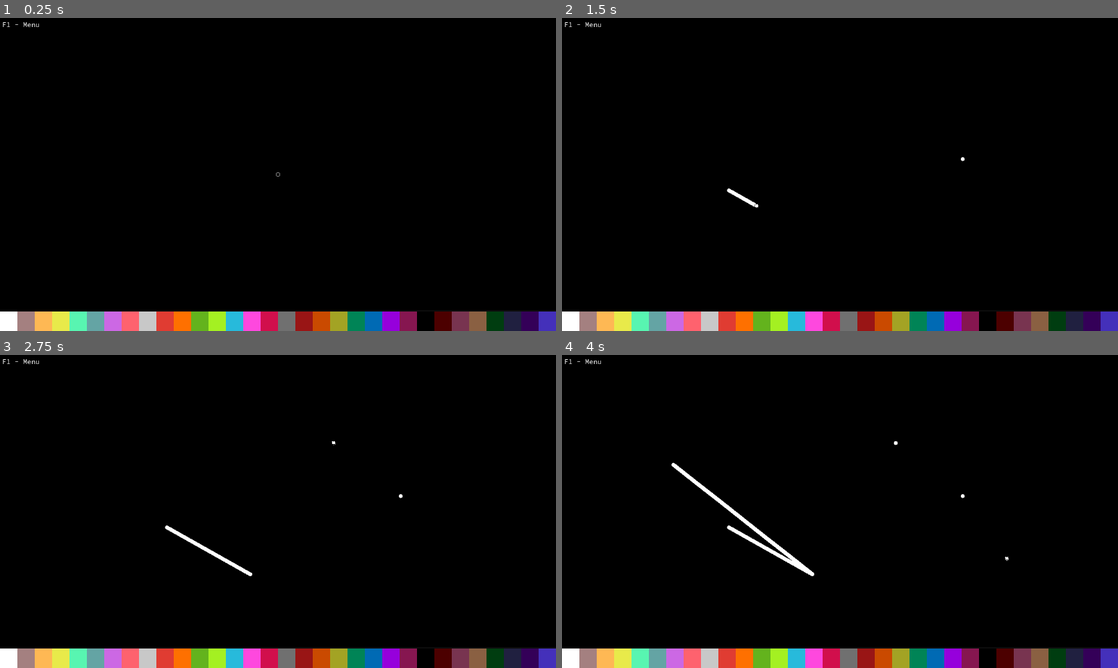
Above: before the commit, frames 1-4 (two rows, left to right).
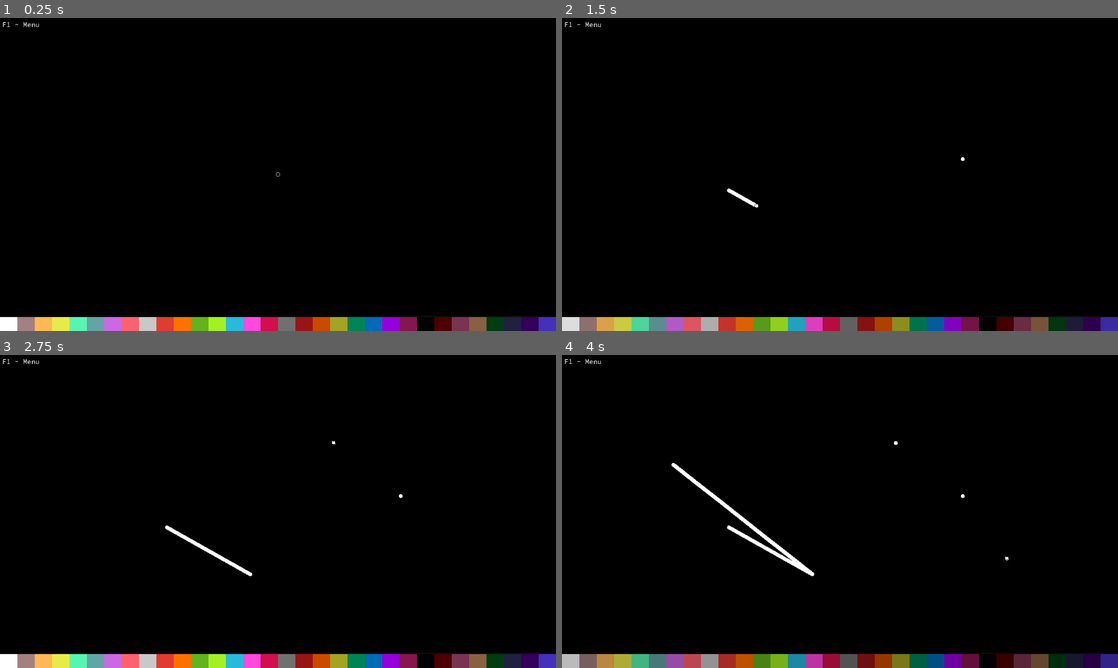
Above: after the commit, the same moments.

Repository: AnythingNose/NosePaint
Game: Godot game, scene res://scenes/main.tscn
Same seed, same stepped clock (60 frames per second), same inputs: the game is played once before the commit and once after it.
Inputs (mouse positions are in pixels of both pictures, inside the frame that each line leads up to):
- Up to frame 1 (0.25 s): no input
- Up to frame 2 (1.5 s): tap Enter at 0.5 s; move the mouse to (962, 158) at 0.52 s; press the mouse at (962, 158) at 0.53 s; tap C (connect) at 0.8 s; release the mouse at (962, 158) at 1.25 s; tap Space at 1.25 s; drag from (728, 190) to (812, 237) at 1.27 s
- Up to frame 3 (2.75 s): move the mouse to (333, 442) at 2.02 s; hold Right mouse button (alt_click) from 2.03 s (still down); click (333, 442) at 2.17 s; tap C (connect) at 2.3 s
- Up to frame 4 (4 s): release Right mouse button (alt_click) at 2.75 s; drag from (812, 574) to (673, 464) at 2.77 s; move the mouse to (1006, 558) at 3.52 s; hold C (connect) from 3.53 s (still down); click (1006, 558) at 3.67 s

The runs differ from the first frame. In frame 1, 1.7% of the frame differs, in the area x 0-100%, y 93-96%; in frame 2, 3.9%; in frame 3, 1.7%; in frame 4, 5.5%, in the area x 0-100%, y 93-100%.

Commit message:
Fade palette out when drawing
- Fade palette out when drawing with a delay when stopping drawing.
- Disabled resizable palette for now (was buggy).

Diff:
--- a/scenes/main.tscn
+++ b/scenes/main.tscn
@@ -61,7 +61,7 @@
 [node name="PaletteArea" type="VBoxContainer" parent="Palette"]
 layout_mode = 2
 size_flags_vertical = 3
-size_flags_stretch_ratio = 0.07
+size_flags_stretch_ratio = 0.05
 theme_override_constants/separation = 0
 
 [node name="DragArea" type="ColorRect" parent="Palette/PaletteArea"]
@@ -141,6 +141,8 @@
 
 [connection signal="mouse_entered" from="Palette" to="Palette" method="_on_mouse_entered"]
 [connection signal="mouse_exited" from="Palette" to="Palette" method="_on_mouse_exited"]
+[connection signal="mouse_entered" from="Palette/PaletteArea" to="Palette" method="_on_palette_area_mouse_entered"]
+[connection signal="mouse_exited" from="Palette/PaletteArea" to="Palette" method="_on_palette_area_mouse_exited"]
 [connection signal="mouse_entered" from="Palette/PaletteArea/DragArea" to="Palette" method="_on_drag_area_mouse_entered"]
 [connection signal="mouse_exited" from="Palette/PaletteArea/DragArea" to="Palette" method="_on_drag_area_mouse_exited"]
 [connection signal="file_selected" from="FileDialog" to="." method="_on_file_dialog_file_selected"]
--- a/scenes/menu_container.tscn
+++ b/scenes/menu_container.tscn
@@ -281,6 +281,7 @@
 layout_mode = 2
 size_flags_horizontal = 3
 size_flags_vertical = 3
+focus_mode = 2
 theme_override_fonts/normal_font = ExtResource("4_p2725")
 theme_override_fonts/bold_font = ExtResource("3_2jc6e")
 bbcode_enabled = true
--- a/scripts/canvas.gd
+++ b/scripts/canvas.gd
@@ -11,6 +11,9 @@
 @export_range(0, 1) var default_brush_size: int = 4
 @export_range(0, 1) var brush_size_change_sensitivity: int = 1
 
+signal on_draw_start
+signal on_draw_end
+
 # Constants
 const min_brush_radius : int = 0
 const max_brush_radius : int = 64
@@ -39,6 +42,9 @@
 var radius : int = default_brush_size
 var stroke_start : Vector2i
 var connect_on_release : bool
+
+var drawing : bool = false
+var prev_drawing : bool = false
 
 # References
 var main : Main
@@ -92,7 +98,16 @@
 					and get_local_mouse_position().y > 0 and get_local_mouse_position().y < rect_size.y
 	m_delta = prev_mpos - mpos
 
-	if main.block_draw:
+	if drawing:
+		if not prev_drawing:
+			on_draw_start.emit()
+			prev_drawing = true
+	else:
+		if prev_drawing:
+			on_draw_end.emit()
+			prev_drawing = false
+
+	if main.block_draw or %Palette.mouse_inside:
 		prev_mpos = mpos
 		return
 
@@ -103,6 +118,9 @@
 
 	if Input.is_action_pressed("click"):
 		%Info.connect_label.visible = connect_on_release
+
+		drawing = mpos != stroke_start
+
 		if mouse_in_canvas:
 			if not was_in_canvas:
 				# If re-entering the canvas, connect to the edge
@@ -119,8 +137,10 @@
 		if %Info.connect_label.visible:
 			%Info.connect_label.hide()
 
-	if Input.is_action_just_released("click") and connect_on_release:
-		_draw_line(_plot_line(mpos, stroke_start))
+	if Input.is_action_just_released("click"):
+		drawing = false
+		if connect_on_release:
+			_draw_line(_plot_line(mpos, stroke_start))
 
 	# Update texture periodically if dirty
 	update_timer += delta
--- a/scripts/palette.gd
+++ b/scripts/palette.gd
@@ -6,18 +6,29 @@
 @onready var container: HBoxContainer = $PaletteArea/PaletteContainer
 @onready var archetype: Colour = $PaletteArea/PaletteContainer/Colour
 
-# TODO: Fade the pallette UI out when the user is drawing
+const FADE_IN_DELAY : float = 0.33
+const FADE_IN_DURATION : float = 0.5
+const FADE_OUT_DURATION : float = 0.5
+
 var main : Main
 var mouse_inside : bool = false
+var previously_drawing : bool = false
+var show_palette : bool = true
 
+var modulate_target : float = 1.0
 var can_drag : bool
 var is_dragging : bool
+var preferred_height : float
+var fade_in_delay_timer : float
+var fading_in : bool
 
-var preferred_height : float
+# TODO Fix the weird scaling on the dragging due to using stretch ratio.
 
 func _ready() -> void:
 	main = get_tree().current_scene
 	regenerate_palette(parse_palette(default_palette))
+	%Canvas.on_draw_start.connect(draw_start)
+	%Canvas.on_draw_end.connect(draw_end)
 
 func _input(event: InputEvent) -> void:
 	if event.is_action_pressed("click"):
@@ -26,10 +37,13 @@
 	if event.is_action_released("click"):
 		is_dragging = false
 
-# TODO Light cleanup
-# TODO Fix the weird scaling on the dragging due to using stretch ratio.
 func _process(delta: float) -> void:
-	var mouse_currently_inside : bool = area.get_rect().has_point(get_global_mouse_position()) or is_dragging and not main.menu.open
+	modulate.a = modulate_target
+
+	var mouse_currently_inside : bool = \
+	area.get_rect().has_point(get_global_mouse_position()) \
+	and not main.menu.open and not %Canvas.drawing
+
 	if mouse_currently_inside:
 		if not mouse_inside:
 			mouse_inside = true
@@ -39,12 +53,24 @@
 			mouse_inside = false
 			main.block_draw = mouse_inside
 
+	if fading_in:
+		if fade_in_delay_timer < FADE_IN_DELAY:
+			fade_in_delay_timer += delta
+		else:
+			draw_fade_in()
 
-	var mouse_pos : Vector2 = get_global_mouse_position()
+func draw_start() -> void:
+	var tween : Tween = get_tree().create_tween()
+	tween.tween_property(self, "modulate_target", 0, FADE_OUT_DURATION)
 
-	if is_dragging:
-		var mouse_y_ratio : float = clamp(inverse_lerp(get_viewport().size.y, get_viewport().size.y / 2, mouse_pos.y),0,1)
-		area.size_flags_stretch_ratio = mouse_y_ratio
+func draw_end() -> void:
+	fade_in_delay_timer = 0
+	fading_in = true
+
+func draw_fade_in() -> void:
+	fading_in = false
+	var tween : Tween = get_tree().create_tween()
+	tween.tween_property(self, "modulate_target", 1, FADE_OUT_DURATION)
 
 func parse_palette(tex : Texture2D) -> Array[Color]:
 	var img : Image = tex.get_image()
@@ -64,9 +90,9 @@
 func select_colour(button : Colour) -> void:
 	%Canvas.colour_primary = button.self_modulate
 
+# Signal Callbacks
 func _on_drag_area_mouse_entered() -> void:
 	can_drag = true
 
-
 func _on_drag_area_mouse_exited() -> void:
 	can_drag = false
Not shown: 9 places in theme.tres that only renumber resources
